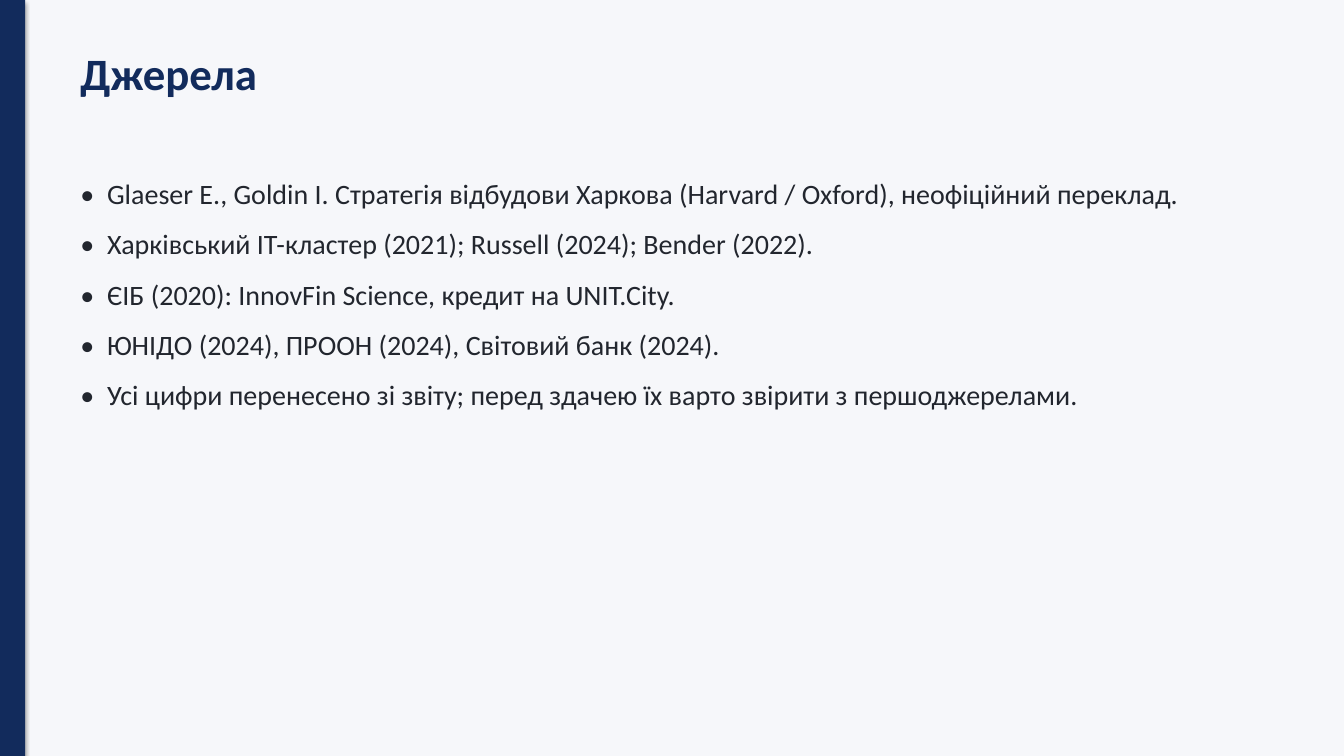
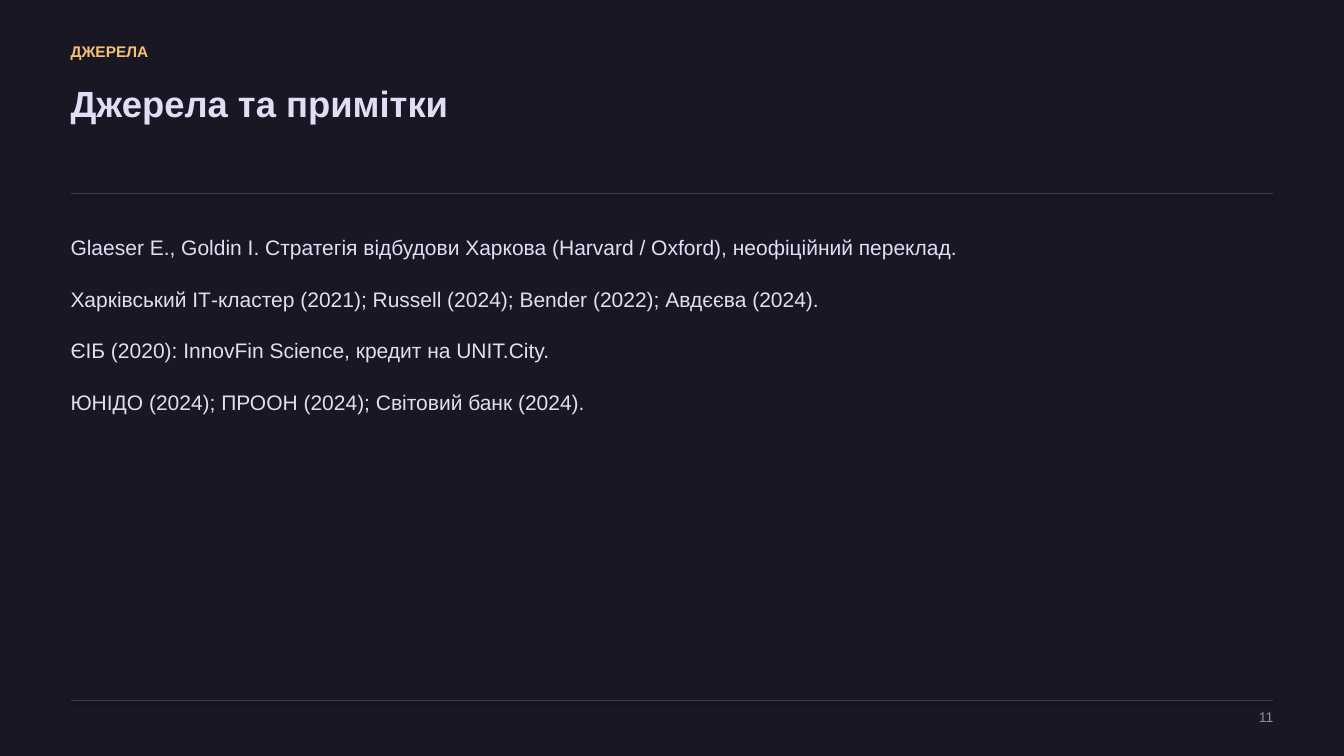
Before and after one commit to tak0dan/Kohana_Notion_Tasks, a slide deck: slide 11 of tasks/2026-11-16_Харків_інноваційний_потенціал/2026-11-16_Харків_інноваційний_та_інвестиційний_потенціал.pptx. Drawn at 1344x756 pixels with LibreOffice and Linux fonts; fonts in the diff are those of the drawing. Boxes give left, top, right and bottom in pixels: in the first picture for what was removed or moved away, otherwise in the second. Text is boxed around its words. In the diff, an @@ line names an element or a change of style, - is before the commit and + after.

```diff
--- a/tasks/2026-11-16_Харків_інноваційний_потенціал/2026-11-16_Харків_інноваційний_та_інвестиційний_потенціал.pptx
+++ b/tasks/2026-11-16_Харків_інноваційний_потенціал/2026-11-16_Харків_інноваційний_та_інвестиційний_потенціал.pptx
@@ background #F6F7FA to #191724 @@
@@ rectangle removed at box(0, 0, 25, 756) @@
@@ text added at box(71, 46, 149, 60), 11 pt, text #F6C177, bold @@
+ДЖЕРЕЛА
@@ text at box(71, 90, 448, 124): text changed; size 32 to 26 pt; font Calibri to Arial; text colour #122B5C to #E0DEF4 @@
-Джерела
+Джерела та примітки
@@ line added from (71, 194) to (1273, 194), #403D52 0.75 pt @@
@@ text at box(71, 239, 957, 415): text changed; size 20 to 15 pt; font Calibri to Arial; text colour #22262E to #E0DEF4 @@
-• Glaeser E., Goldin I. Стратегія відбудови Харкова (Harvard / Oxford), неофіційний переклад.
-• Харківський ІТ-кластер (2021); Russell (2024); Bender (2022).
-• ЄІБ (2020): InnovFin Science, кредит на UNIT.City.
-• ЮНІДО (2024), ПРООН (2024), Світовий банк (2024).
-• Усі цифри перенесено зі звіту; перед здачею їх варто звірити з першоджерелами.
+Glaeser E., Goldin I. Стратегія відбудови Харкова (Harvard / Oxford), неофіційний переклад.
+Харківський ІТ-кластер (2021); Russell (2024); Bender (2022); Авдєєва (2024).
+ЄІБ (2020): InnovFin Science, кредит на UNIT.City.
+ЮНІДО (2024); ПРООН (2024); Світовий банк (2024).
@@ line added from (71, 701) to (1273, 701), #403D52 0.75 pt @@
@@ text added at box(1259, 712, 1273, 722), 10 pt, text #908CAA @@
+11
```
Also in this commit, not shown: 6 other slides changed, 4 slides added, 4 slides removed, 3 other files.
